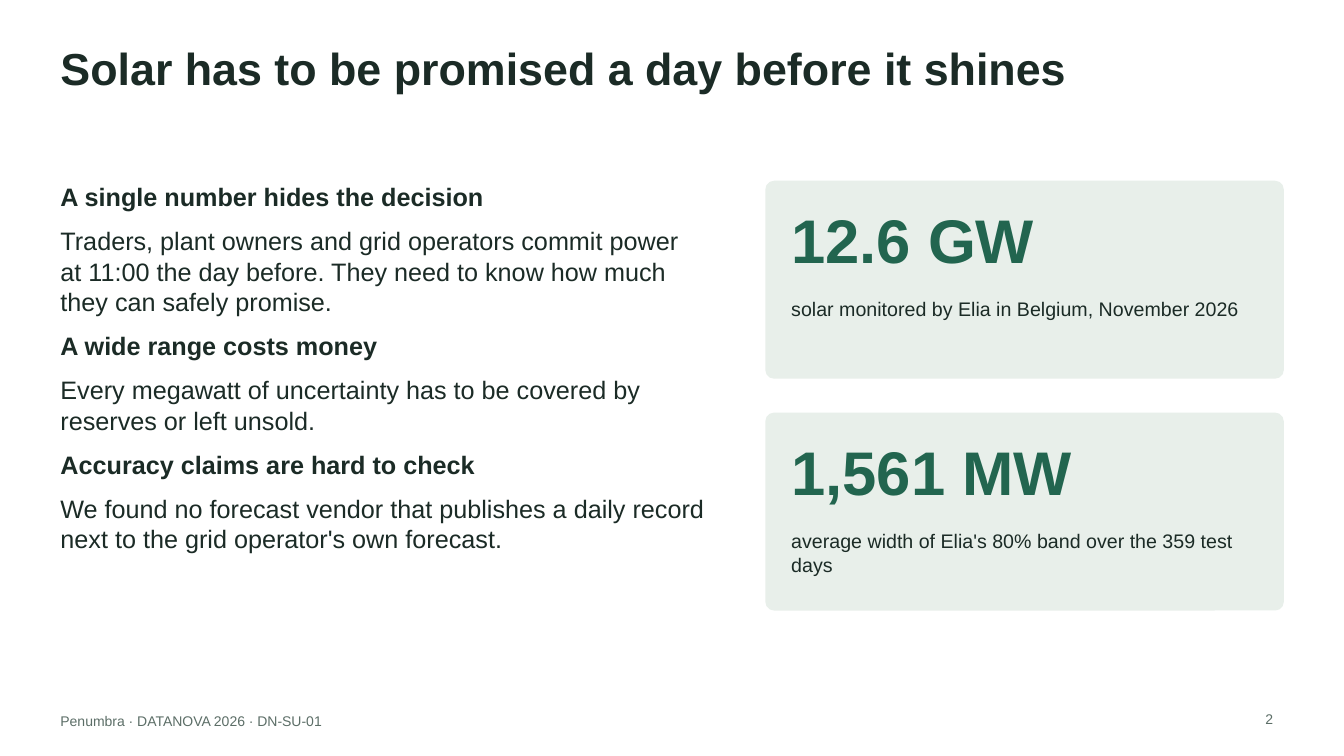
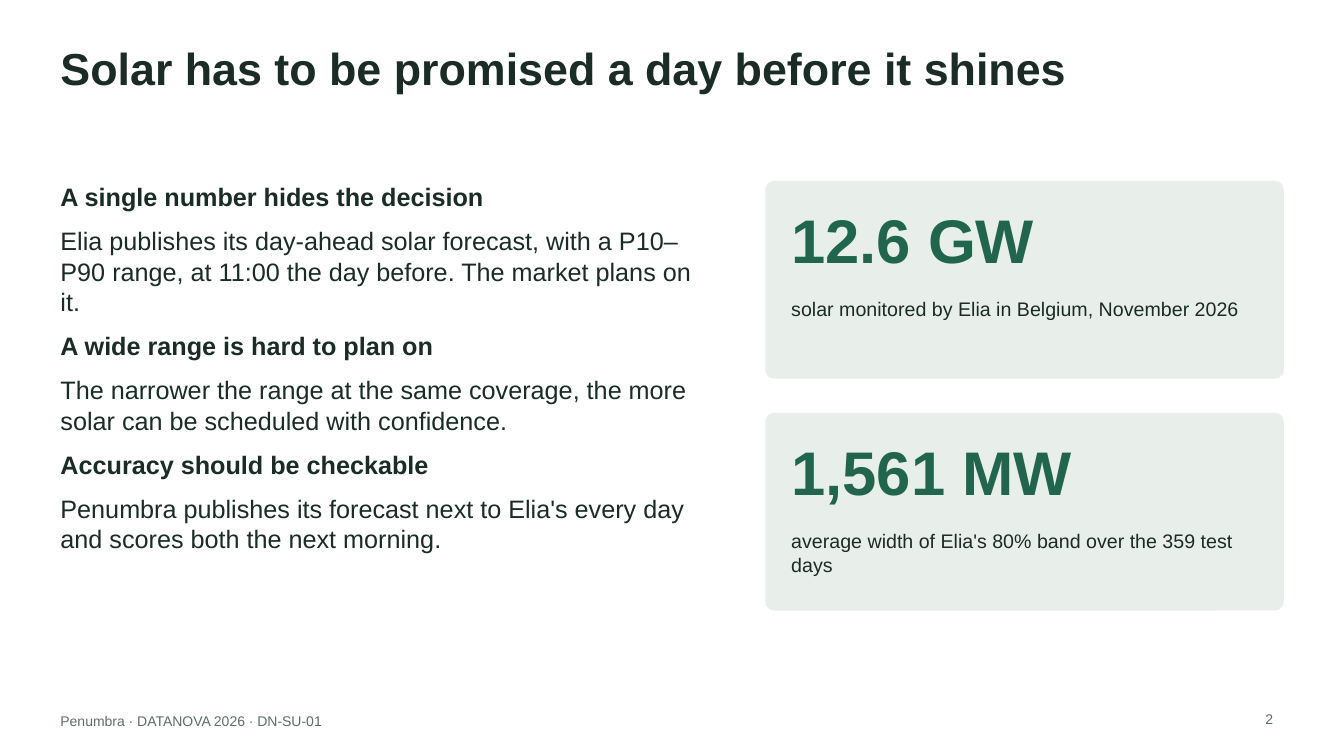
Before and after one commit to yy5652-hash/penumbra, a slide deck: slide 2 of site/Penumbra_DATANOVA_2026.pptx. Drawn at 1344x756 pixels with LibreOffice and Linux fonts; fonts in the diff are those of the drawing. Boxes give left, top, right and bottom in pixels: in the first picture for what was removed or moved away, otherwise in the second. Text is boxed around its words. In the diff, an @@ line names an element or a change of style, - is before the commit and + after.

```diff
--- a/site/Penumbra_DATANOVA_2026.pptx
+++ b/site/Penumbra_DATANOVA_2026.pptx
@@ text at bbox=[60, 231, 691, 554]: text changed @@
-Traders, plant owners and grid operators commit power at 11:00 the day before. They need to know how much they can safely promise.
-A wide range costs money
-Every megawatt of uncertainty has to be covered by reserves or left unsold.
-Accuracy claims are hard to check
-We found no forecast vendor that publishes a daily record next to the grid operator's own forecast.
+Elia publishes its day-ahead solar forecast, with a P10–P90 range, at 11:00 the day before. The market plans on it.
+A wide range is hard to plan on
+The narrower the range at the same coverage, the more solar can be scheduled with confidence.
+Accuracy should be checkable
+Penumbra publishes its forecast next to Elia's every day and scores both the next morning.
```
Also in this commit, not shown: 5 other slides changed, 25 other files.
